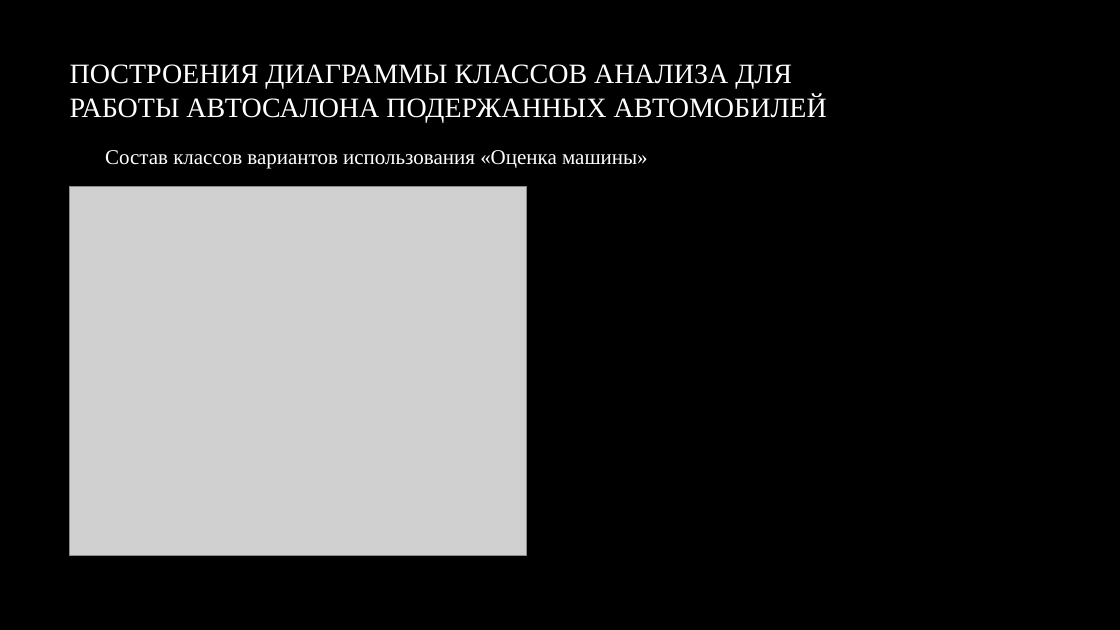
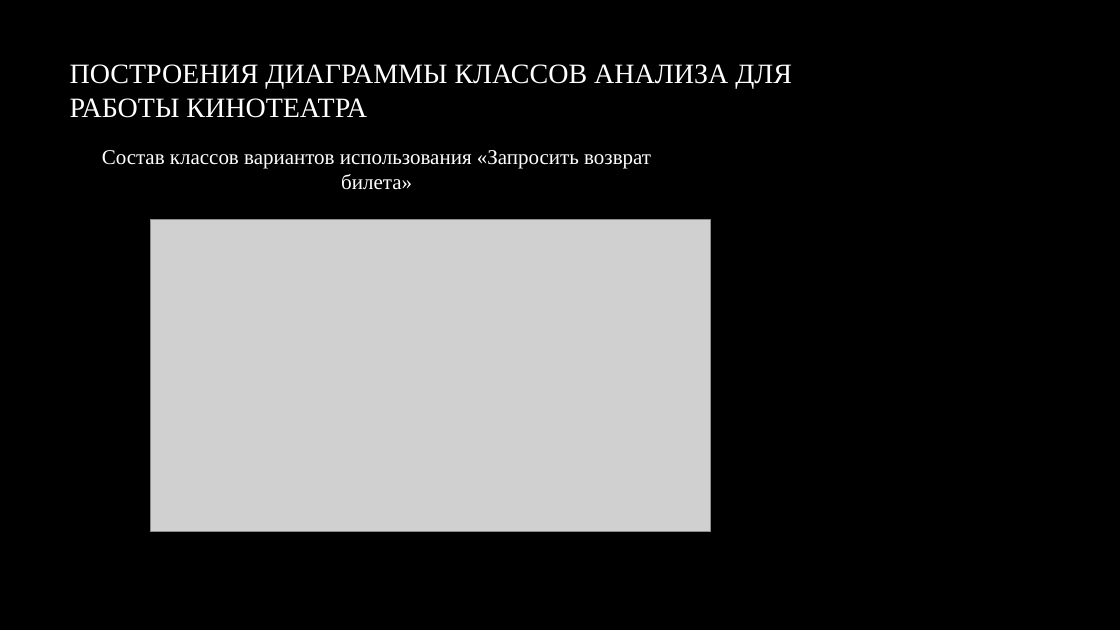
Before and after one commit to baethand/MIREA, a slide deck: slide 6 of sem4/AKMS/пр2_през_Руденко_ИКБО-13-22.pptx (slide 4 before the commit). Drawn at 1120x630 pixels with LibreOffice and Linux fonts; fonts in the diff are those of the drawing; grey boxes stand for pictures; background and template pictures are left out. Boxes give left, top, right and bottom in pixels: in the first picture for what was removed or moved away, otherwise in the second. Text is boxed around its words. In the diff, an @@ line names an element or a change of style, - is before the commit and + after.

```diff
--- a/sem4/AKMS/пр2_през_Руденко_ИКБО-13-22.pptx
+++ b/sem4/AKMS/пр2_през_Руденко_ИКБО-13-22.pptx
@@ title at [70, 64, 792, 118]: text changed @@
-ПОСТРОЕНИЯ ДИАГРАММЫ КЛАССОВ АНАЛИЗА ДЛЯ РАБОТЫ АВТОСАЛОНА ПОДЕРЖАННЫХ АВТОМОБИЛЕЙ
+ПОСТРОЕНИЯ ДИАГРАММЫ КЛАССОВ АНАЛИЗА ДЛЯ РАБОТЫ КИНОТЕАТРА
@@ text at [102, 150, 651, 190]: text changed @@
-Состав классов вариантов использования «Оценка машины»
+Состав классов вариантов использования «Запросить возврат билета»
@@ picture: place and size @@
-picture at [69, 187, 526, 555]
+picture at [150, 220, 711, 532]
```
Also in this commit, not shown: 6 other slides changed, 1 slide added, 1 slide removed, 9 other files.
